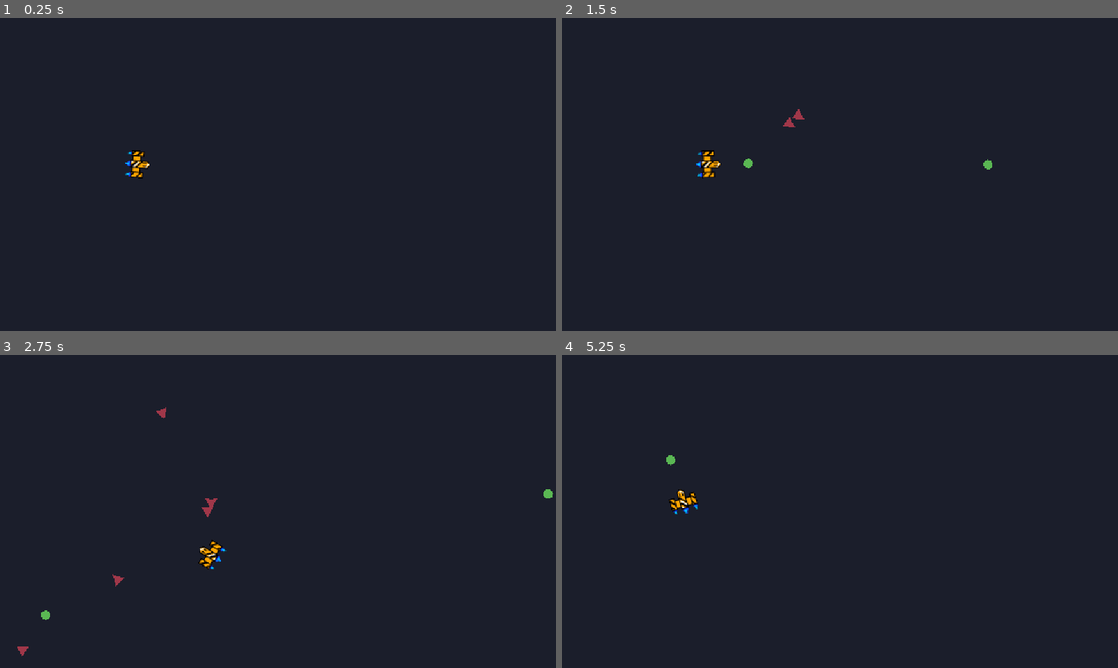
Above: before the commit, frames 1-4 (two rows, left to right).
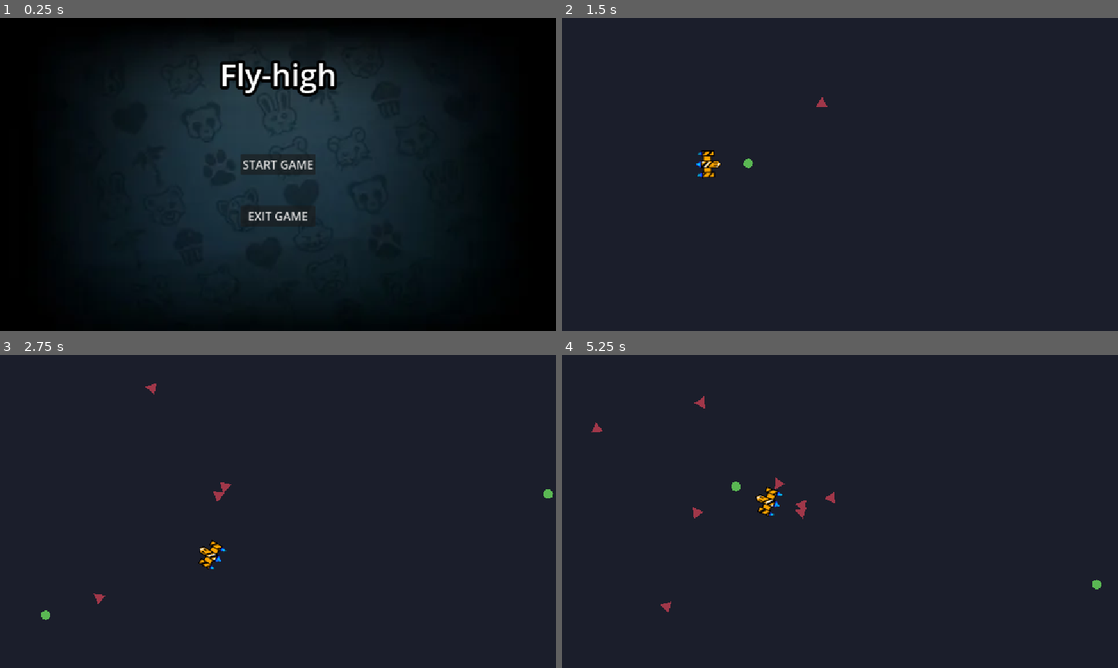
Above: after the commit, the same moments.

Repository: pilmeha/fly-high2
Game: Godot game, scene res://main menu/main_menu.tscn
Two runs of this game, one before a commit and one after it. Both use one fixed random seed, a clock stepped at 60 frames per second and the inputs below. Before the commit the project starts from res://scenes/game.tscn.
Inputs (mouse positions are in pixels of both pictures, inside the frame that each line leads up to):
- Up to frame 1 (0.25 s): no input
- Up to frame 2 (1.5 s): click (840, 165) at 0.5 s, where only the run after the commit has a clickable "START GAME"; move the mouse to (962, 158) at 1.27 s; hold D (right) from 1.28 s (still down); click (962, 158) at 1.35 s
- Up to frame 3 (2.75 s): move the mouse to (166, 527) at 2.02 s; release D (right) at 2.03 s; hold S (down) from 2.03 s (still down); click (166, 527) at 2.1 s
- Up to frame 4 (5.25 s): move the mouse to (895, 442) at 2.77 s; release S (down) at 2.78 s; hold D (right) 2.78-3.53 s; click (895, 442) at 2.85 s; move the mouse to (812, 574) at 3.52 s; hold W (up) 3.53-4.28 s; click (812, 574) at 3.6 s; move the mouse to (1006, 558) at 4.27 s; hold A (left) from 4.28 s (still down); click (1006, 558) at 4.35 s; move the mouse to (673, 464) at 5.02 s; click (673, 464) at 5.1 s

The runs differ from the first frame. In frame 1, 50% of the frame differs, in the area x 0-100%, y 0-100%; in frame 2, 0.1%; in frame 3, 0.3%; in frame 4, 0.9%.

Commit message:
простое меню

Diff:
--- /dev/null
+++ b/main menu/main_menu.tscn
@@ -0,0 +1,83 @@
+[gd_scene load_steps=5 format=3 uid="uid://n22udpo5tr6g"]
+
+[ext_resource type="Script" uid="uid://b77bed72brrtr" path="res://scripts/main_menu.gd" id="1_8f8xy"]
+[ext_resource type="Texture2D" uid="uid://cexxjy1fntakm" path="res://assets/background.webp" id="1_cok42"]
+
+[sub_resource type="SystemFont" id="SystemFont_8f8xy"]
+font_names = PackedStringArray("Impact")
+
+[sub_resource type="SystemFont" id="SystemFont_m48o8"]
+font_names = PackedStringArray("Impact")
+
+[node name="Main_Menu" type="Control"]
+layout_mode = 3
+anchors_preset = 15
+anchor_right = 1.0
+anchor_bottom = 1.0
+grow_horizontal = 2
+grow_vertical = 2
+script = ExtResource("1_8f8xy")
+
+[node name="TextureRect" type="TextureRect" parent="."]
+layout_mode = 1
+anchors_preset = 15
+anchor_right = 1.0
+anchor_bottom = 1.0
+grow_horizontal = 2
+grow_vertical = 2
+texture = ExtResource("1_cok42")
+
+[node name="MarginContainer" type="MarginContainer" parent="."]
+layout_mode = 1
+anchors_preset = 15
+anchor_right = 1.0
+anchor_bottom = 1.0
+grow_horizontal = 2
+grow_vertical = 2
+theme_override_constants/margin_left = 12
+theme_override_constants/margin_top = 12
+theme_override_constants/margin_right = 12
+theme_override_constants/margin_bottom = 12
+
+[node name="VBoxContainer" type="VBoxContainer" parent="MarginContainer"]
+layout_mode = 2
+theme_override_constants/separation = 60
+
+[node name="Seperator" type="Control" parent="MarginContainer/VBoxContainer"]
+layout_mode = 2
+
+[node name="Label" type="Label" parent="MarginContainer/VBoxContainer"]
+layout_mode = 2
+theme_override_colors/font_outline_color = Color(0, 0, 0, 1)
+theme_override_constants/outline_size = 24
+theme_override_fonts/font = SubResource("SystemFont_8f8xy")
+theme_override_font_sizes/font_size = 64
+text = "Fly-high"
+horizontal_alignment = 1
+vertical_alignment = 1
+
+[node name="HBoxContainer" type="HBoxContainer" parent="MarginContainer"]
+layout_mode = 2
+alignment = 1
+
+[node name="VBoxContainer" type="VBoxContainer" parent="MarginContainer/HBoxContainer"]
+layout_mode = 2
+theme_override_constants/separation = 64
+alignment = 1
+
+[node name="Seperator2" type="Control" parent="MarginContainer/HBoxContainer/VBoxContainer"]
+layout_mode = 2
+
+[node name="Start_Button" type="Button" parent="MarginContainer/HBoxContainer/VBoxContainer"]
+custom_minimum_size = Vector2(120, 32)
+layout_mode = 2
+theme_override_fonts/font = SubResource("SystemFont_m48o8")
+theme_override_font_sizes/font_size = 24
+text = "START GAME"
+
+[node name="Exit_Button" type="Button" parent="MarginContainer/HBoxContainer/VBoxContainer"]
+custom_minimum_size = Vector2(120, 32)
+layout_mode = 2
+theme_override_fonts/font = SubResource("SystemFont_m48o8")
+theme_override_font_sizes/font_size = 24
+text = "EXIT GAME"
--- a/project.godot
+++ b/project.godot
@@ -11,7 +11,7 @@
 [application]
 
 config/name="fly-high2"
-run/main_scene="uid://c8ebe0pdpldga"
+run/main_scene="uid://n22udpo5tr6g"
 config/features=PackedStringArray("4.4", "Mobile")
 
 [display]
--- /dev/null
+++ b/scripts/main_menu.gd
@@ -0,0 +1,18 @@
+class_name MainMenu
+extends Control
+
+@onready var start_button = $MarginContainer/HBoxContainer/VBoxContainer/Start_Button as Button
+@onready var exit_button = $MarginContainer/HBoxContainer/VBoxContainer/Exit_Button as Button
+@onready var start_level = preload("res://scenes/game.tscn") as PackedScene
+
+#func _ready() -> void:
+func _ready():
+	start_button.button_down.connect(on_start_pressed)
+	exit_button.button_down.connect(on_exit_pressed)
+
+func on_start_pressed() -> void:
+	get_tree().change_scene_to_packed(start_level)
+
+
+func on_exit_pressed() -> void:
+	get_tree().quit()
Binary file added: assets/background.webp
Not shown, added: assets/background.webp.import
Not shown, added: scripts/main_menu.gd.uid
